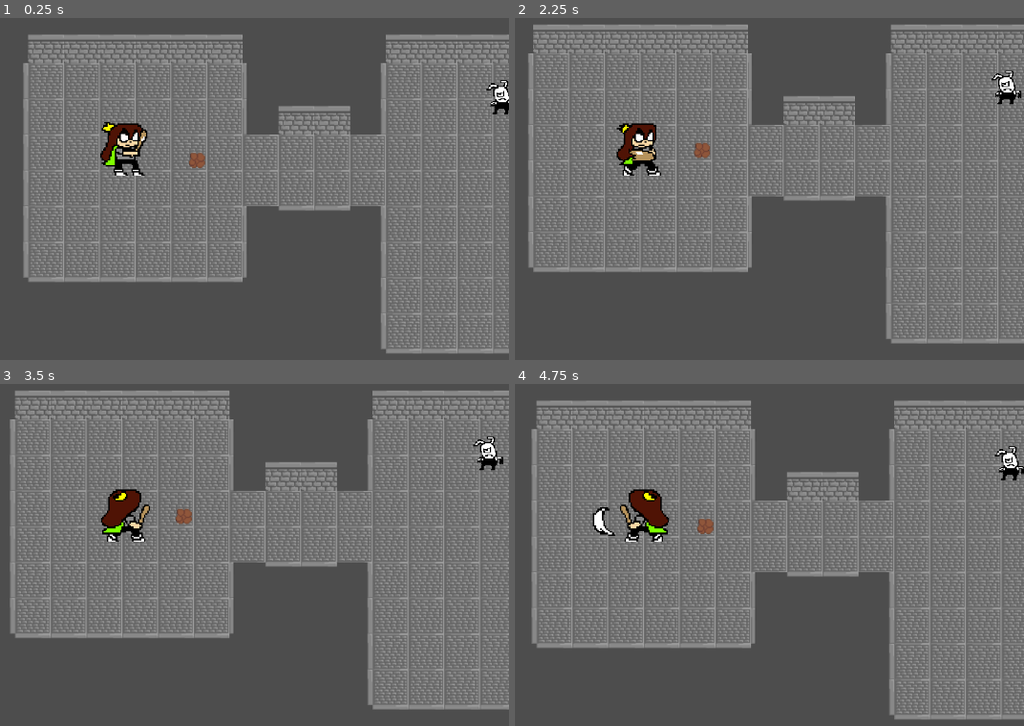
Above: before the commit, frames 1-4 (two rows, left to right).
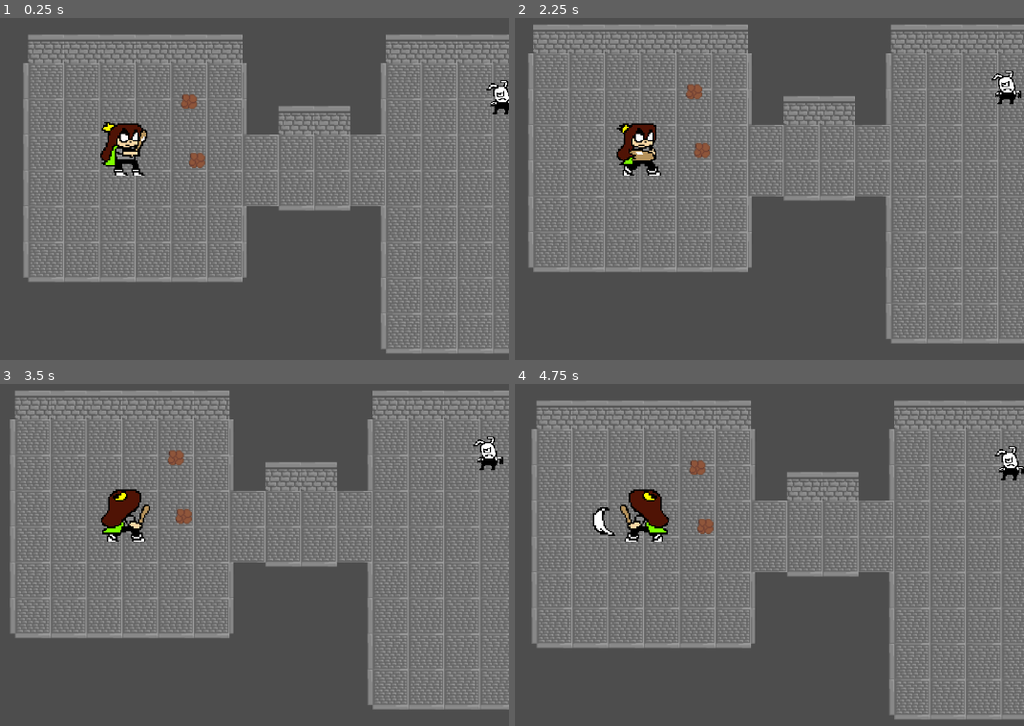
Above: after the commit, the same moments.

Repository: Megameca04/Proyecto_Cuki
Game: Godot game, scene res://Pruebas.tscn
The game is run twice, just before and just after one commit, with the same random seed, the same clock (stepped at 60 frames per second) and the same inputs.
Inputs:
- Up to frame 1 (0.25 s): no input
- Up to frame 2 (2.25 s): tap Enter at 0.5 s; hold Right (ui_right) 0.53-1.28 s; hold Z (Atacar) 0.53-1.28 s; hold Down (ui_down) 1.28-2.03 s; tap X (Dash) at 1.35 s; hold Right (ui_right) from 2.03 s (still down); hold Z (Atacar) from 2.03 s (still down)
- Up to frame 3 (3.5 s): release Right (ui_right) at 2.78 s; release Z (Atacar) at 2.78 s; hold Up (ui_up) from 2.78 s (still down); tap X (Dash) at 2.85 s
- Up to frame 4 (4.75 s): release Up (ui_up) at 3.53 s; hold Z (Atacar) 3.53-4.28 s; hold Left (ui_left) from 3.53 s (still down); tap X (Dash) at 4.35 s

The runs differ from the first frame. In frame 1, 0.1% of the frame differs, in the area x 35-39%, y 22-27%; in frame 2, 0.1%, in the area x 33-37%, y 19-24%; in frame 3, 0.1%; in frame 4, 0.1%.

Commit message:
Elemental system done and functional on Cuki

Diff:
--- a/Cuki-Clash of the Kuins/Pruebas.tscn
+++ b/Cuki-Clash of the Kuins/Pruebas.tscn
@@ -94,3 +94,6 @@
 
 [node name="Flame" parent="." instance=ExtResource("8_ogdcj")]
 position = Vector2(206, 133)
+
+[node name="Tar" parent="." instance=ExtResource("8_ogdcj")]
+position = Vector2(198, 74)
--- a/Cuki-Clash of the Kuins/Scripts/Cuki.gd
+++ b/Cuki-Clash of the Kuins/Scripts/Cuki.gd
@@ -143,3 +143,5 @@
 func _on_elemental_state_temporal_damage():
 	if (elemental_state.getTemporalState() == "Fire"):
 		attackedBySomething(0, 1, null)
+	if (elemental_state.getTemporalState() == "IntenseFire"):
+		attackedBySomething(0, 1 * 2, null)
--- a/Cuki-Clash of the Kuins/Scripts/ElementalStateMachine.gd
+++ b/Cuki-Clash of the Kuins/Scripts/ElementalStateMachine.gd
@@ -24,7 +24,7 @@
 		elemental_timer.start()
 	if (movementState == "Tar"):
 		movementState = "None"
-	if (timedState == "Venom" || "Fire"):
+	if (timedState == "Venom" || timedState == "Fire" || timedState == "IntenseFire"):
 		timedState = "None"
 
 func contactWithTemporalState(elementalEvent):
@@ -36,6 +36,9 @@
 			elemental_damage.start()
 			if (movementState == "Tar"):
 				movementState = "None"
+				timedState = "IntenseFire"
+				elemental_timer.set_wait_time(elemental_timer.get_wait_time() - elemental_timer_time / 2)
+				return
 		if (elementalEvent == "Freeze"):
 			timedState = "Ice"
 		elemental_timer.set_wait_time(elemental_timer_time)
@@ -46,6 +49,7 @@
 		if (elementalEvent == "Tar"):
 			if (timedState == "Fire"):
 				movementState = "None"
+				timedState = "IntenseFire"
 				elemental_timer.set_wait_time(elemental_timer.get_wait_time() - elemental_timer_time / 2)
 				return
 			else:
Not shown: 2 places in Cuki-Clash of the Kuins/Entidades/Chooty.tscn that only renumber resources
Not shown: 2 places in Cuki-Clash of the Kuins/Entidades/Cuki.tscn that only renumber resources
Not shown: 2 places in Cuki-Clash of the Kuins/Entidades/Rabion.tscn that only renumber resources
Not shown: 2 places in Cuki-Clash of the Kuins/Entidades/blonk.tscn that only renumber resources
Not shown: 2 places in Cuki-Clash of the Kuins/Entidades/explosive_eater.tscn that only renumber resources
